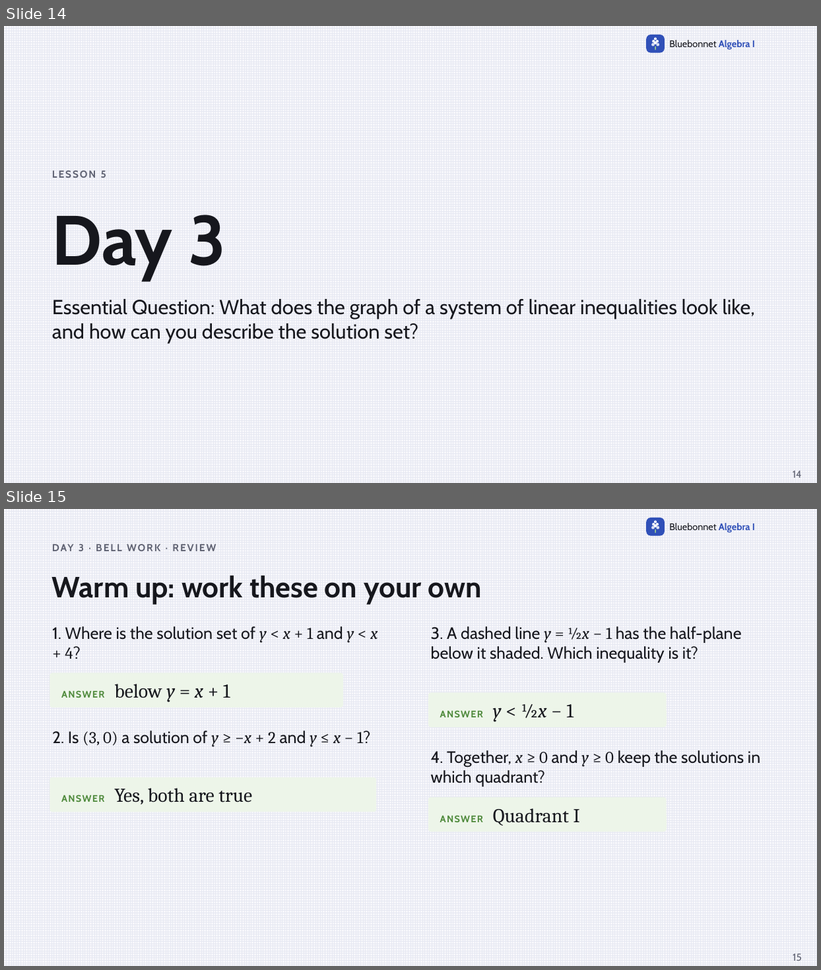
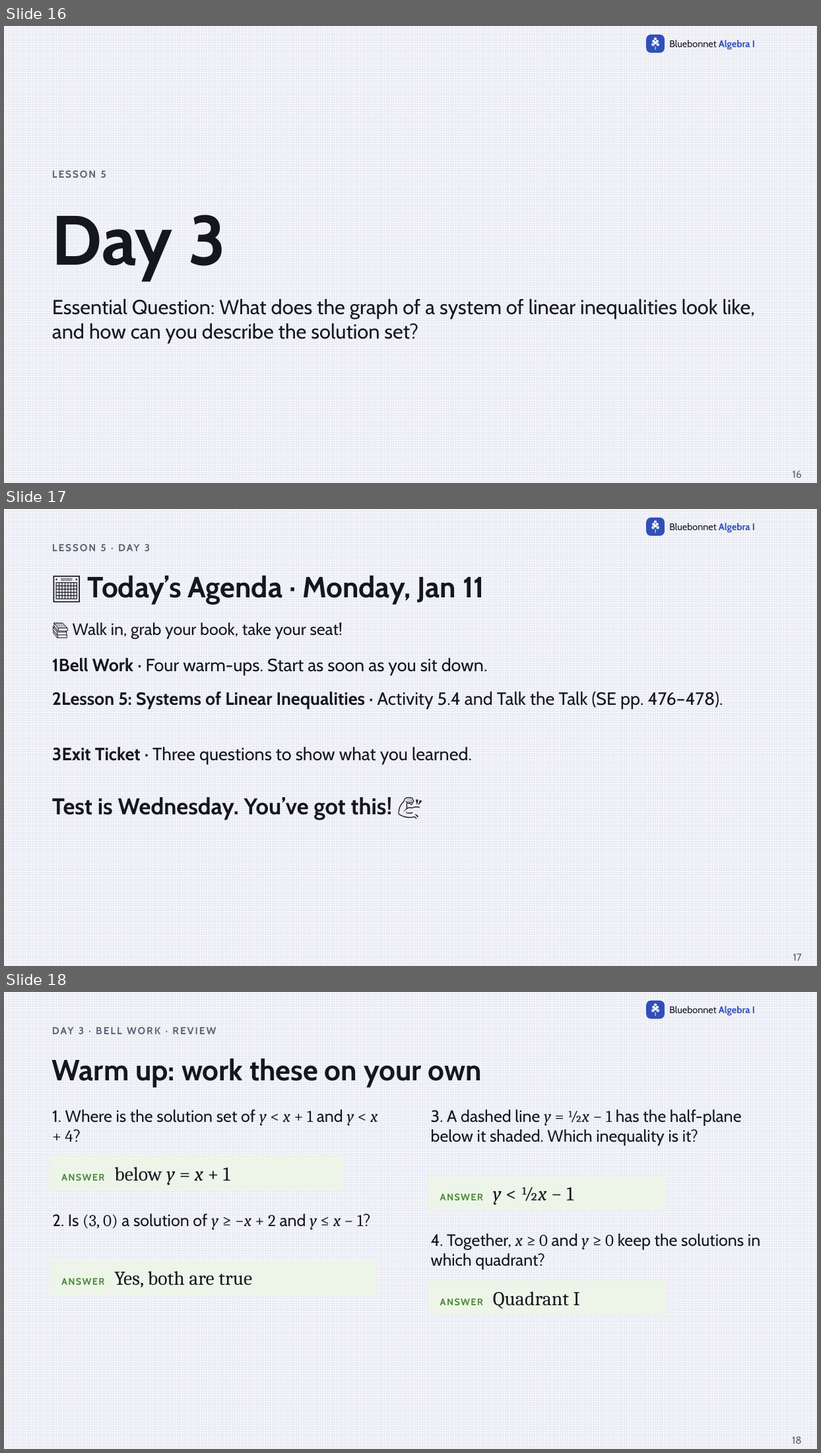
Before and after one commit to Apolloat2022/Algebra1M2U1L4, a slide deck: Module 3 topic 2/m3t2-lesson5-systems-of-inequalities.pptx. Shown one above the other, each under a label of ours: slides 14 and 15 before the commit, slides 16, 17 and 18 after it. The pictures are 821x970 and 821x1453 pixels, drawn with LibreOffice and Linux fonts; fonts in the diff are those of the drawing. Boxes give left, top, right and bottom in pixels: in the first picture for what was removed or moved away, otherwise in the second. Text is boxed around its words. In the diff, an @@ line names an element or a change of style, - is before the commit and + after.

```diff
--- a/Module 3 topic 2/m3t2-lesson5-systems-of-inequalities.pptx
+++ b/Module 3 topic 2/m3t2-lesson5-systems-of-inequalities.pptx
@@ slide 17 added at (4,509,817,966), background pattern #E6E8F2 on #F7F7FB; not listed: 9 template elements that a slide beside it also shows @@
@@ text added at (101,544,150,551), 12 pt, text #5F6272, bold @@
+LESSON 5 · DAY 3
@@ text added at (88,575,484,605), 34.5 pt, text #16171D, bold @@
+📅 Today’s Agenda · Monday, Jan 11
@@ text added at (73,623,343,638), 19.5 pt, text #16171D @@
+📚 Walk in, grab your book, take your seat!
@@ text added at (52,657,488,675), 21 pt, text #16171D @@
+1Bell Work · Four warm-ups. Start as soon as you sit down.
@@ text added at (52,691,723,709), 21 pt, text #16171D @@
+2Lesson 5: Systems of Linear Inequalities · Activity 5.4 and Talk the Talk (SE pp. 476–478).
@@ text added at (52,747,472,764), 21 pt, text #16171D @@
+3Exit Ticket · Three questions to show what you learned.
@@ text added at (52,797,393,820), 27 pt, text #16171D, bold @@
+Test is Wednesday. You’ve got this! 💪
@@ page number added at (793,954,802,961), 12 pt, text #5F6272 @@
+17
@@ what was slide 14 is now slide 16 @@
@@ page number at (793,471,802,478): text changed @@
-14
+16
@@ what was slide 15 is now slide 18 @@
@@ page number at (792,1437,802,1444): text changed @@
-15
+18
```
Also in this commit, not shown: 2 other slides added, 35 other files.
